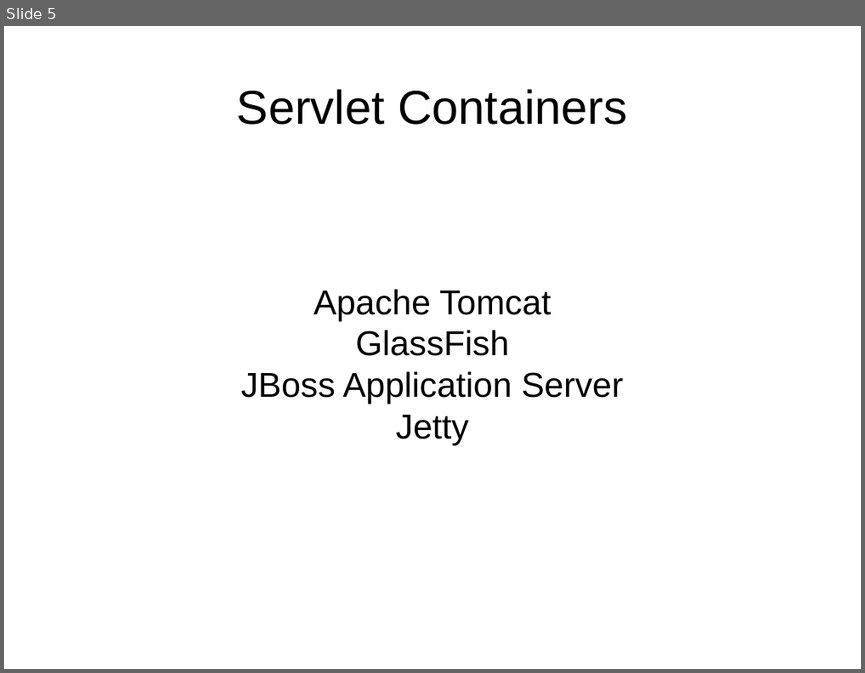
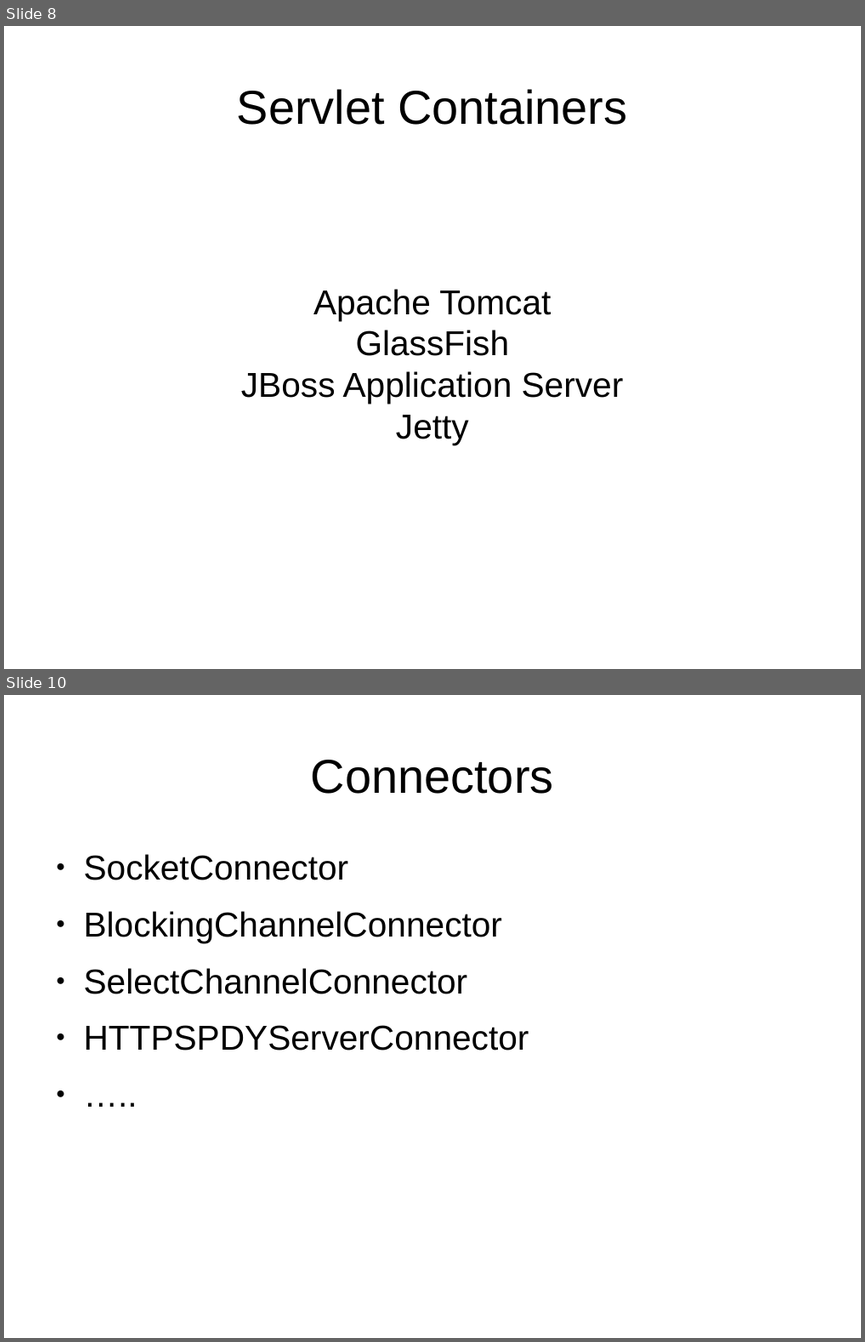
Before and after one commit to Aulust/example-servlets, a slide deck: presentation.odp. Shown one above the other, each under a label of ours: slide 5 before the commit, slides 8 and 10 after it; the slides between them are not shown. The pictures are 865x673 and 865x1342 pixels, drawn with LibreOffice and Linux fonts; fonts in the diff are those of the drawing. Boxes give left, top, right and bottom in pixels: in the first picture for what was removed or moved away, otherwise in the second. Text is boxed around its words. In the diff, an @@ line names an element or a change of style, - is before the commit and + after.

```diff
--- a/presentation.odp
+++ b/presentation.odp
@@ slide 10 added at (4, 695, 861, 1338), background #FFFFFF @@
@@ title added at (311, 760, 554, 794), 44 pt, text #000000 @@
+Connectors
@@ text added at (84, 854, 529, 1050), 32 pt, text #000000 @@
+● SocketConnector
+● BlockingChannelConnector
+● SelectChannelConnector
+● HTTPSPDYServerConnector
+● …..
@@ what was slide 5 is now slide 8 @@
```
Also in this commit, not shown: 1 slide changed, 4 other slides added, 2 slides removed, 9 other files.
